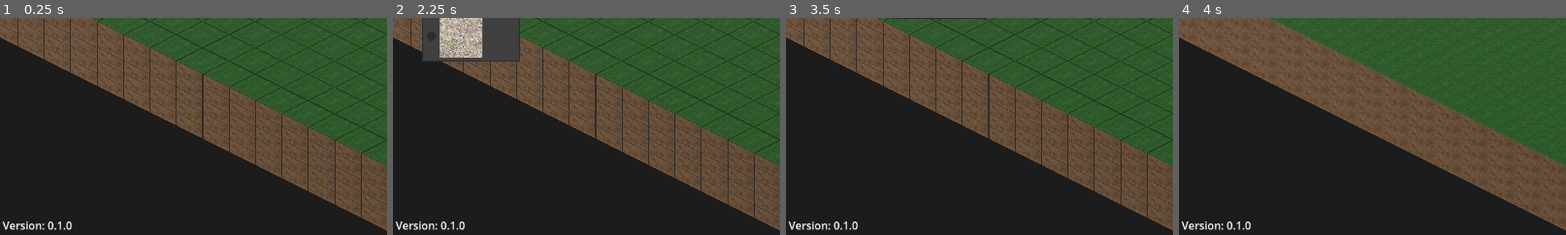
Above: before the commit, frames 1-4 (left to right).
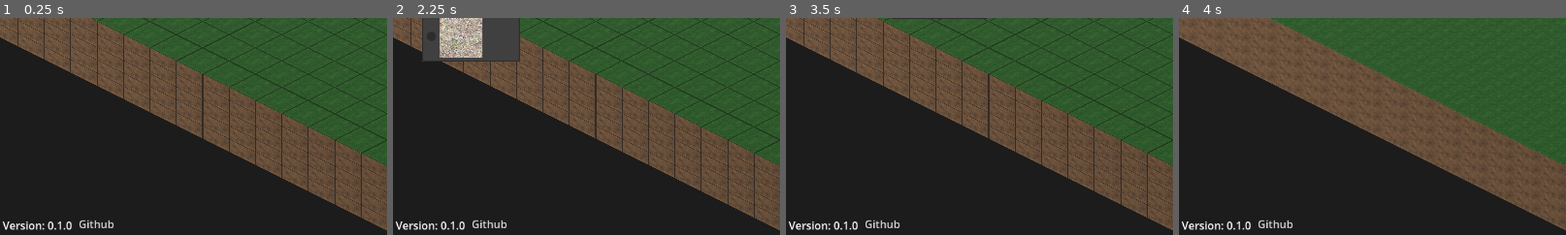
Above: after the commit, the same moments.

Repository: vghellere/OpenGRCT
Game: Godot game, scene res://game_scene.tscn
Same seed, same stepped clock (60 frames per second), same inputs: the game is played once before the commit and once after it.
Inputs (mouse positions are % of the whole screen's width and height, from its top left):
- Up to frame 1 (0.25 s): no input
- Up to frame 2 (2.25 s): click (47, 5) at 0.5 s; click (53, 5) at 1.25 s; click "None" at 2 s
- Up to frame 3 (3.5 s): click "None" at 2.75 s
- Up to frame 4 (4 s): click (47, 5) at 3.5 s
The pictures show only the part of the screen within x 0-50%, y 50-100%; the shares and areas given below are measured in that part.

The runs differ from the first frame. In frame 1, 0.2% of the frame differs, in the area x 20-30%, y 93-97%; in frame 2, 0.2%; in frame 3, 0.2%; in frame 4, 0.2%.

Commit message:
add github link

Diff:
--- a/game_scene.tscn
+++ b/game_scene.tscn
@@ -409,6 +409,19 @@
 grow_vertical = 0
 text = "Version: x"
 
+[node name="GithubLink" type="LinkButton" parent="GUI"]
+layout_mode = 1
+anchors_preset = 2
+anchor_top = 1.0
+anchor_bottom = 1.0
+offset_left = 117.0
+offset_top = -28.0
+offset_right = 170.0
+offset_bottom = -3.0
+grow_vertical = 0
+text = "Github"
+uri = "https://github.com/vghellere/OpenGRCT"
+
 [connection signal="input_event" from="GridMap/CollisionArea3D" to="GridMap/CollisionArea3D" method="_on_input_event"]
 [connection signal="mouse_exited" from="GridMap/CollisionArea3D" to="GridMap/CollisionArea3D" method="_on_mouse_exited"]
 [connection signal="pressed" from="GUI/TopBar/HBoxContainer/ShowHideGridLines" to="GUI/TopBar" method="_on_show_hide_grid_lines_pressed"]
